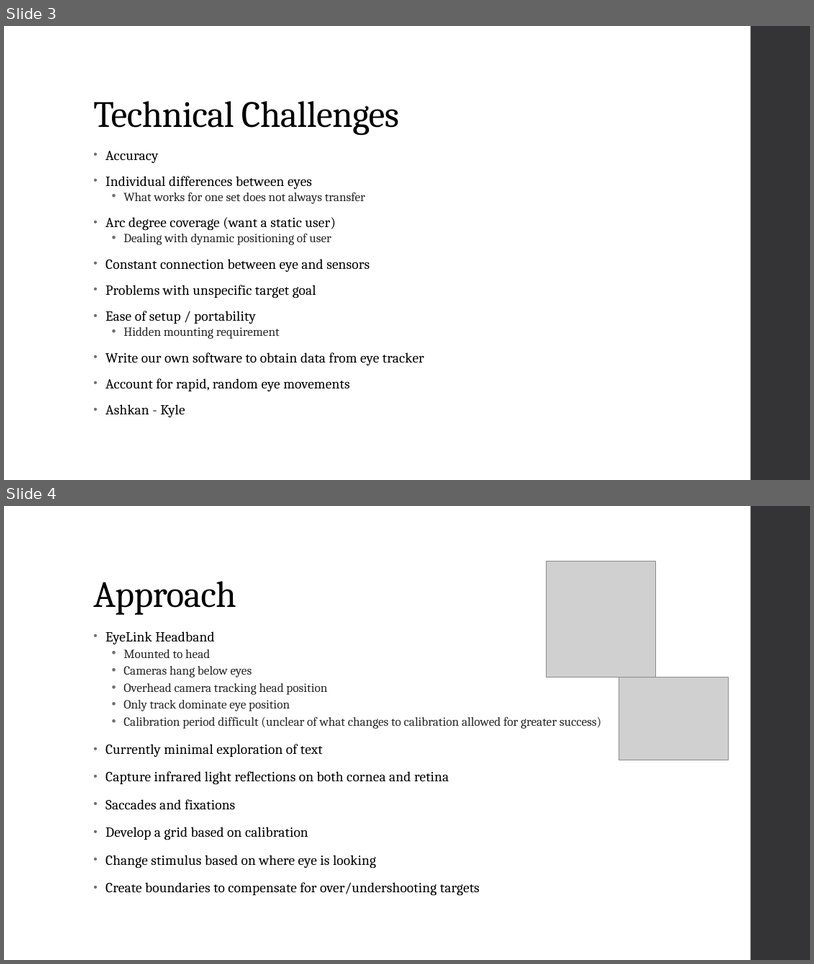
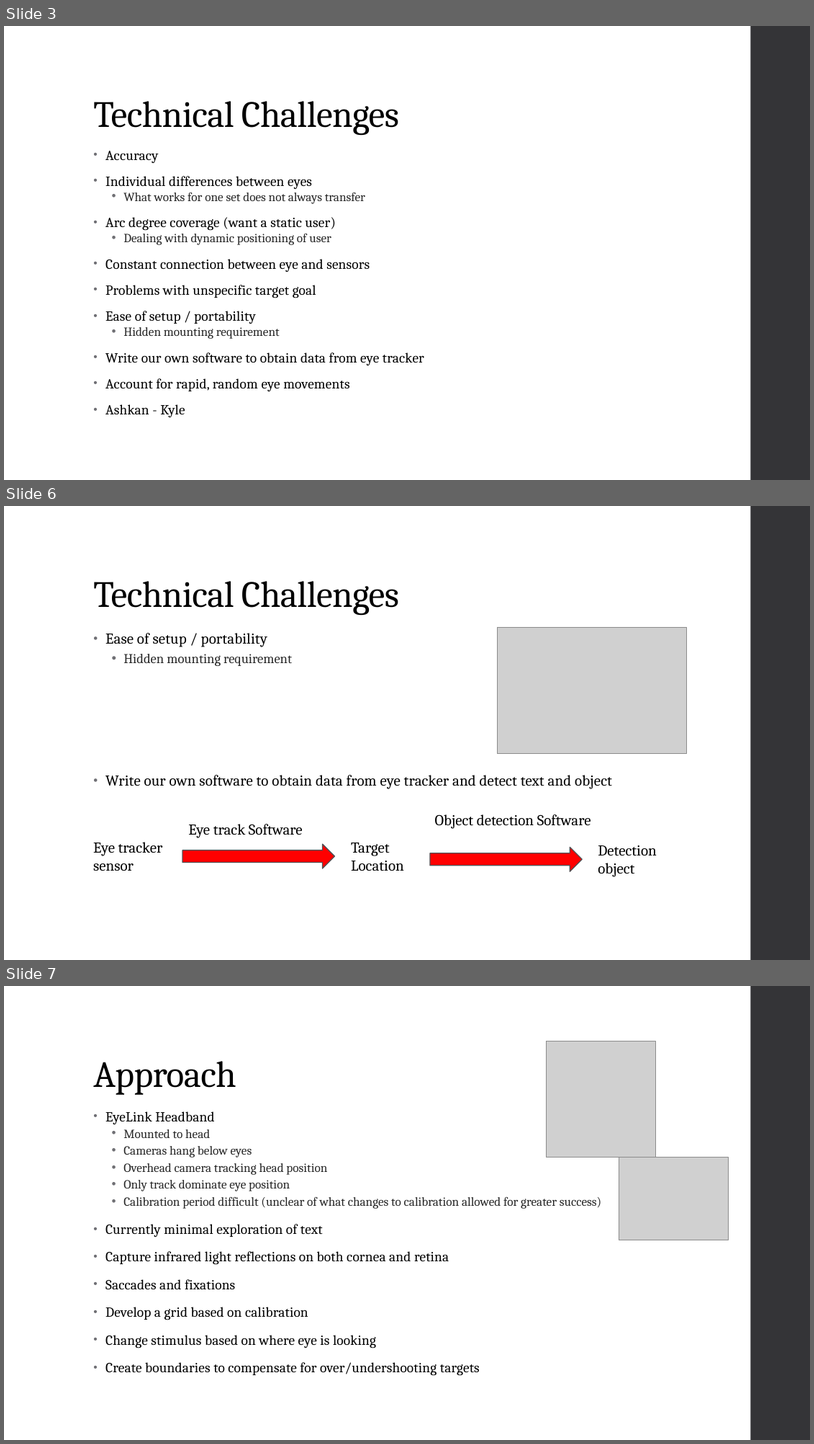
Before and after one commit to diederichk/StepCounter, a slide deck: ProposalPresentation/Proposal.pptx. Shown one above the other, each under a label of ours: slides 3 and 4 before the commit, slides 3, 6 and 7 after it; the slides between them are not shown. The pictures are 814x964 and 814x1444 pixels, drawn with LibreOffice and Linux fonts; fonts in the diff are those of the drawing; grey boxes stand for pictures. Boxes give left, top, right and bottom in pixels: in the first picture for what was removed or moved away, otherwise in the second. Text is boxed around its words. In the diff, an @@ line names an element or a change of style, - is before the commit and + after.

```diff
--- a/ProposalPresentation/Proposal.pptx
+++ b/ProposalPresentation/Proposal.pptx
@@ slide 6 added at [4, 506, 810, 960], background #FFFFFF; not listed: 1 template element that a slide beside it also shows @@
@@ title added at [93, 581, 399, 615], 44 pt, text #000000 @@
+Technical Challenges
@@ text added at [106, 633, 612, 789], 18 pt, text #000000 @@
+• Ease of setup / portability
+  • Hidden mounting requirement
+• Write our own software to obtain data from eye tracker and detect text and object
@@ picture added at [498, 627, 687, 754] @@
@@ text added at [188, 824, 303, 838], 18 pt, text #000000 @@
+Eye track Software
@@ text added at [435, 814, 592, 829], 18 pt, text #000000 @@
+Object detection Software
@@ text added at [93, 842, 163, 870], 18 pt, text #000000 @@
+Eye tracker sensor
@@ right arrow added at [183, 844, 335, 868], fill #FF0000, outline #525256 1.1 pt @@
@@ text added at [351, 842, 404, 871], 18 pt, text #000000 @@
+Target Location
@@ right arrow added at [430, 847, 583, 871], fill #FF0000, outline #525256 1.1 pt @@
@@ text added at [598, 845, 657, 877], 18 pt, text #000000 @@
+Detection object
@@ what was slide 4 is now slide 7 @@
```
Also in this commit, not shown: 1 slide changed, 6 other slides added, 1 slide removed.
